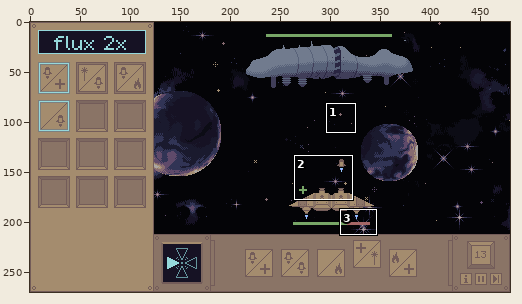
File history of a pixel-art file, assets/mockup/screen.aseprite. Above: a wide view before the commit, with the close-up outlined.
Close-up. Old version:
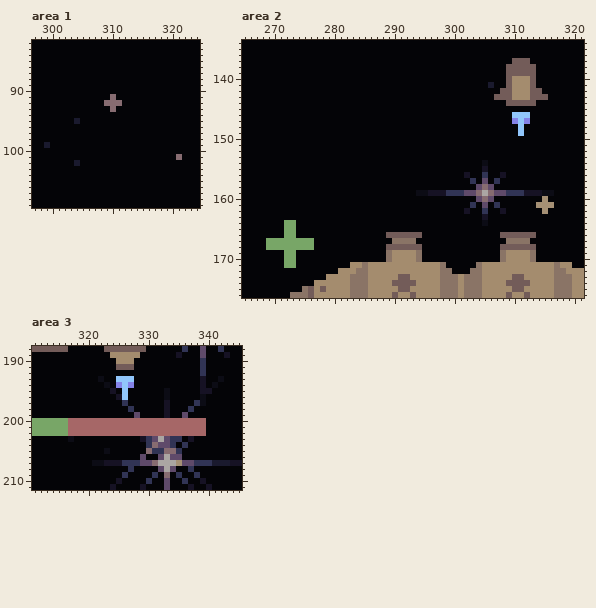
480x270 pixels, 1 frame. Colours within 5 levels of each other are drawn and written as one. Shown: area 1: x 297..324, y 82..109; area 2: x 265..321, y 134..176; area 3: x 311..345, y 188..211.
New version:
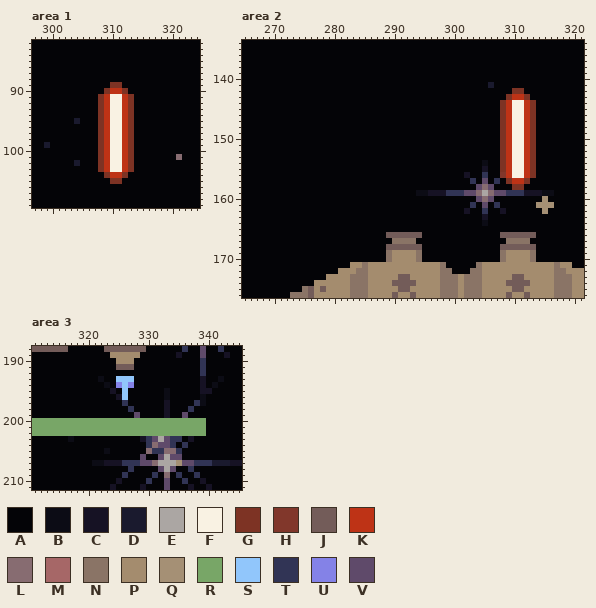
Palette (. is transparent): A #040407  B #0c0c15  C #161224  D #1a1a2e  E #aba6a3  F #f9f2e3  G #7d3324  H #81372b  J #735c59  K #be3316  L #876c71  M #a66767  N #8a7466  P #a48c6e  Q #a59075  R #78a667  S #91c6fb  T #313455  U #8482e7  V #5f4a6a
Difference:
{"where": "area 1, layer \"VFX\""}
{"y":89,"x":310,"old":"AA","new":"GG"}
{"y":90,"x":309,"old":"AAAA","new":"GKKG"}
{"y":91,"x":308,"old":"AALAAA","new":"GKFFKG"}
{"y":92,"x":308,"old":"ALLLAA","new":"GKFFKG"}
{"y":93,"x":308,"old":"AALAAA","new":"GKFFKG"}
{"y":94,"x":308,"old":"AAAAAA","new":"GKFFKG"}
{"y":95,"x":308,"old":"AAAAAA","new":"GKFFKG"}
{"y":96,"x":308,"old":"AAAAAA","new":"GKFFKG"}
{"y":97,"x":308,"old":"AAAAAA","new":"GKFFKG"}
{"y":98,"x":308,"old":"AAAAAA","new":"GKFFKG"}
{"y":99,"x":308,"old":"AAAAAA","new":"GKFFKG"}
{"y":100,"x":308,"old":"AAAAAA","new":"GKFFKG"}
{"y":101,"x":308,"old":"AAAAAA","new":"GKFFKG"}
{"y":102,"x":308,"old":"AAAAAA","new":"GKFFKG"}
{"y":103,"x":308,"old":"AAAAAA","new":"GKFFKG"}
{"y":104,"x":309,"old":"AAAA","new":"GKKG"}
{"y":105,"x":310,"old":"AA","new":"GG"}
{"where": "area 2, layer \"VFX\""}
{"y":137,"x":310,"old":"JJJ","new":"AAA"}
{"y":138,"x":309,"old":"JJJJJ","new":"AAAAA"}
{"y":139,"x":309,"old":"JJJJJ","new":"AAAAA"}
{"y":140,"x":309,"old":"JPPPJ","new":"AAAAA"}
{"y":141,"x":309,"old":"JPPPJ","new":"AAAAA"}
{"y":142,"x":308,"old":"JJPPPJJ","new":"AAGGAAA"}
{"y":143,"x":307,"old":"JJJPPPJJJ","new":"AAGKKGAAA"}
{"y":144,"x":308,"old":"AJJJJJ","new":"GKFFKG"}
{"y":145,"x":308,"old":"AAAAAA","new":"GKFFKG"}
{"y":146,"x":308,"old":"AASSSA","new":"GKFFKG"}
{"y":147,"x":308,"old":"AAUSUA","new":"GKFFKG"}
{"y":148,"x":308,"old":"AAASAA","new":"GKFFKG"}
{"y":149,"x":308,"old":"AAASAA","new":"GKFFKG"}
{"y":150,"x":308,"old":"AAAAAA","new":"GKFFKG"}
{"y":151,"x":308,"old":"AAAAAA","new":"GKFFKG"}
{"y":152,"x":308,"old":"AAAAAA","new":"GKFFKG"}
{"y":153,"x":308,"old":"AAAAAA","new":"GKFFKG"}
{"y":154,"x":308,"old":"AAAAAA","new":"GKFFKG"}
{"y":155,"x":308,"old":"AAAAAA","new":"GKFFKG"}
{"y":156,"x":308,"old":"CAAAAA","new":"HKFFKG"}
{"y":157,"x":309,"old":"AAAA","new":"GKKG"}
{"y":158,"x":310,"old":"AA","new":"GG"}
{"y":164,"x":272,"old":"RR","new":"AA"}
{"y":165,"x":272,"old":"RR","new":"AA"}
{"y":166,"x":272,"old":"RR","new":"AA"}
{"y":167,"x":269,"old":"RRRRRRRR","new":"AAAAAAAA"}
{"y":168,"x":269,"old":"RRRRRRRR","new":"AAAAAAAA"}
{"y":169,"x":272,"old":"RR","new":"AA"}
{"y":170,"x":272,"old":"RR","new":"AA"}
{"y":171,"x":272,"old":"RR","new":"AA"}
{"where": "area 3, layer \"VFX\""}
{"y":200,"x":317,"old":"MMMMMMMMMMMMMMMMMMMMMMM","new":"RRRRRRRRRRRRRRRRRRRRRRR"}
{"y":201,"x":317,"old":"MMMMMMMMMMMMMMMMMMMMMMM","new":"RRRRRRRRRRRRRRRRRRRRRRR"}
{"y":202,"x":317,"old":"MMMMMMMMMMMMMMMMMMMMMMM","new":"RRRRRRRRRRRRRRRRRRRRRRR"}
{"label":"changed","picture_box":[98,82,134,184]}
{"label":"changed","picture_box":[494,58,548,190]}
{"label":"changed","picture_box":[266,220,314,268]}
{"label":"changed","picture_box":[68,418,206,436]}
